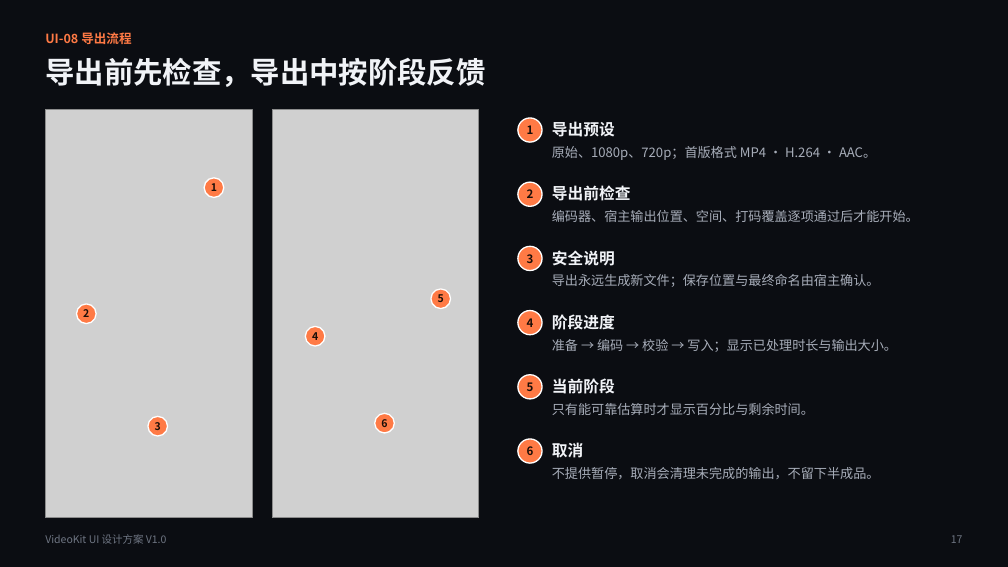
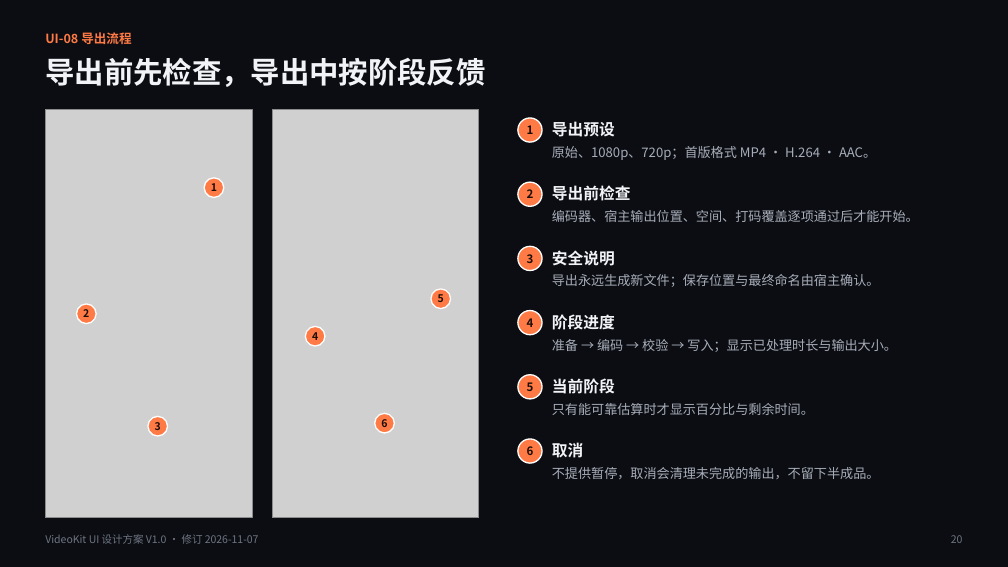
Before and after one commit to bennyliaa/VideoKit, a slide deck: slide 20 of docs/requirement/VideoKit_UI_Design_V1.0.pptx (slide 17 before the commit). Drawn at 1008x567 pixels with LibreOffice and Linux fonts; fonts in the diff are those of the drawing; grey boxes stand for pictures. Boxes give left, top, right and bottom in pixels: in the first picture for what was removed or moved away, otherwise in the second. Text is boxed around its words. In the diff, an @@ line names an element or a change of style, - is before the commit and + after.

```diff
--- a/docs/requirement/VideoKit_UI_Design_V1.0.pptx
+++ b/docs/requirement/VideoKit_UI_Design_V1.0.pptx
@@ text at box(45, 534, 259, 544): text changed @@
-VideoKit UI 设计方案 V1.0
+VideoKit UI 设计方案 V1.0 · 修订 2026-11-07
@@ text at box(951, 535, 963, 543): text changed @@
-17
+20
```
Also in this commit, not shown: 21 other slides changed, 3 slides added, 2 other files.
